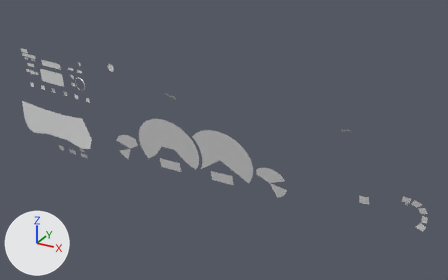
What one commit did to the OBJ model Meshes/Ford_Transit_MK6/f foxtransit6_dash_decals.obj.
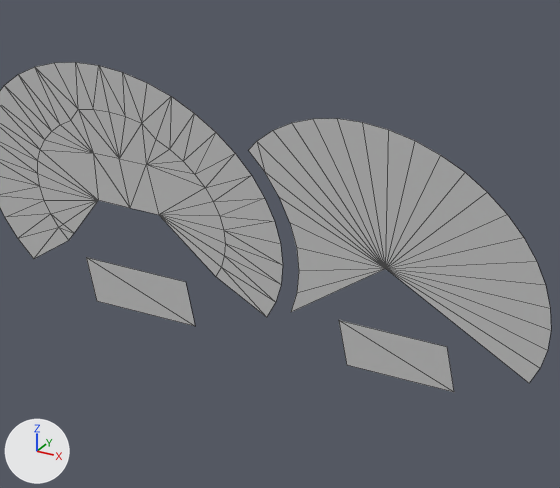
Each version is shown whole from a 50 mm lens placed at (38.27, -80.27, 52.03), pointed at (19.07, -45.35, 34.57), then close up on the part from 32% to 57% of the width and 38% to 73% of the height. The lights are fixed; the arrows at lower left show +X, +Y and +Z. The older version's two pictures come first. The close-ups show mesh edges as thin lines. Where no turn or scale is listed for an object, it has been applied to the vertices.

Names of what the first close-up shows: 'foxtransit6_dash_decals'.
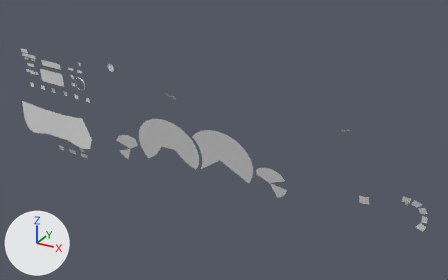
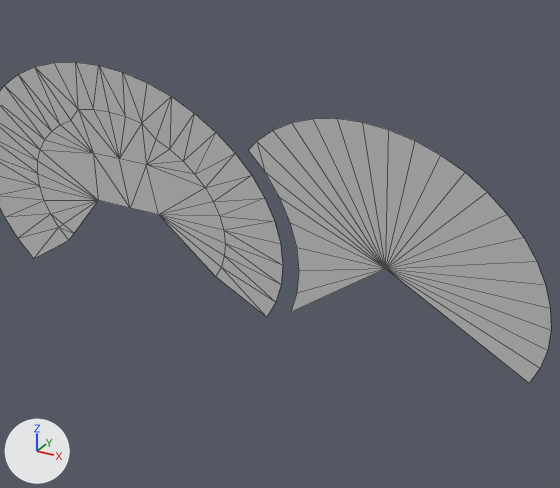
What differs and where, as boxes [x1, y1, x2, y2] in the close-ups (560 x 488 px):
'foxtransit6_dash_decals', reshaped
    before: [0, 62, 551, 392]
    after: [0, 62, 551, 383]
part 1 of me_foxtransit6_dash_decals, deleted
    before: [339, 320, 454, 392]
part 2 of me_foxtransit6_dash_decals, deleted
    before: [86, 257, 195, 326]

The edits, one by one:
me_foxtransit6_dash_decals is used by ob_foxtransit6_dash_decals; location (0.0, 0.0, 0.0).
me_foxtransit6_dash_decals had 460 vertices, 423 faces and spanned x -0.7..33.4, y -51.5..-42.6, z 29.7..38.7.
me_foxtransit6_dash_decals now has 452 vertices, 419 faces and spans x -0.7..33.4, y -51.5..-42.6, z 29.7..38.7.
me_foxtransit6_dash_decals part 1: the loose piece of 4 vertices spanning x 21.1..22.6, y -50.8..-50.6, z 34.3..35.0 is deleted.
me_foxtransit6_dash_decals part 2: the loose piece of 4 vertices spanning x 17.4..18.9, y -50.8..-50.6, z 34.3..35.0 is deleted.
Other edits to the shape of me_foxtransit6_dash_decals do not show in these pictures.
